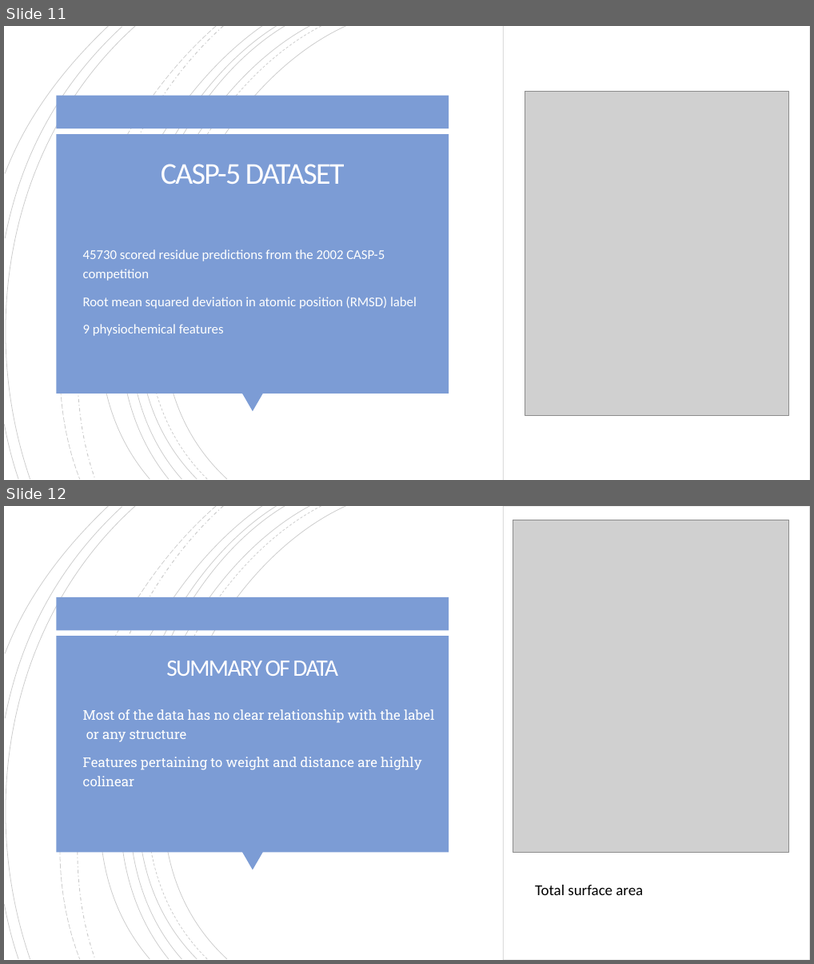
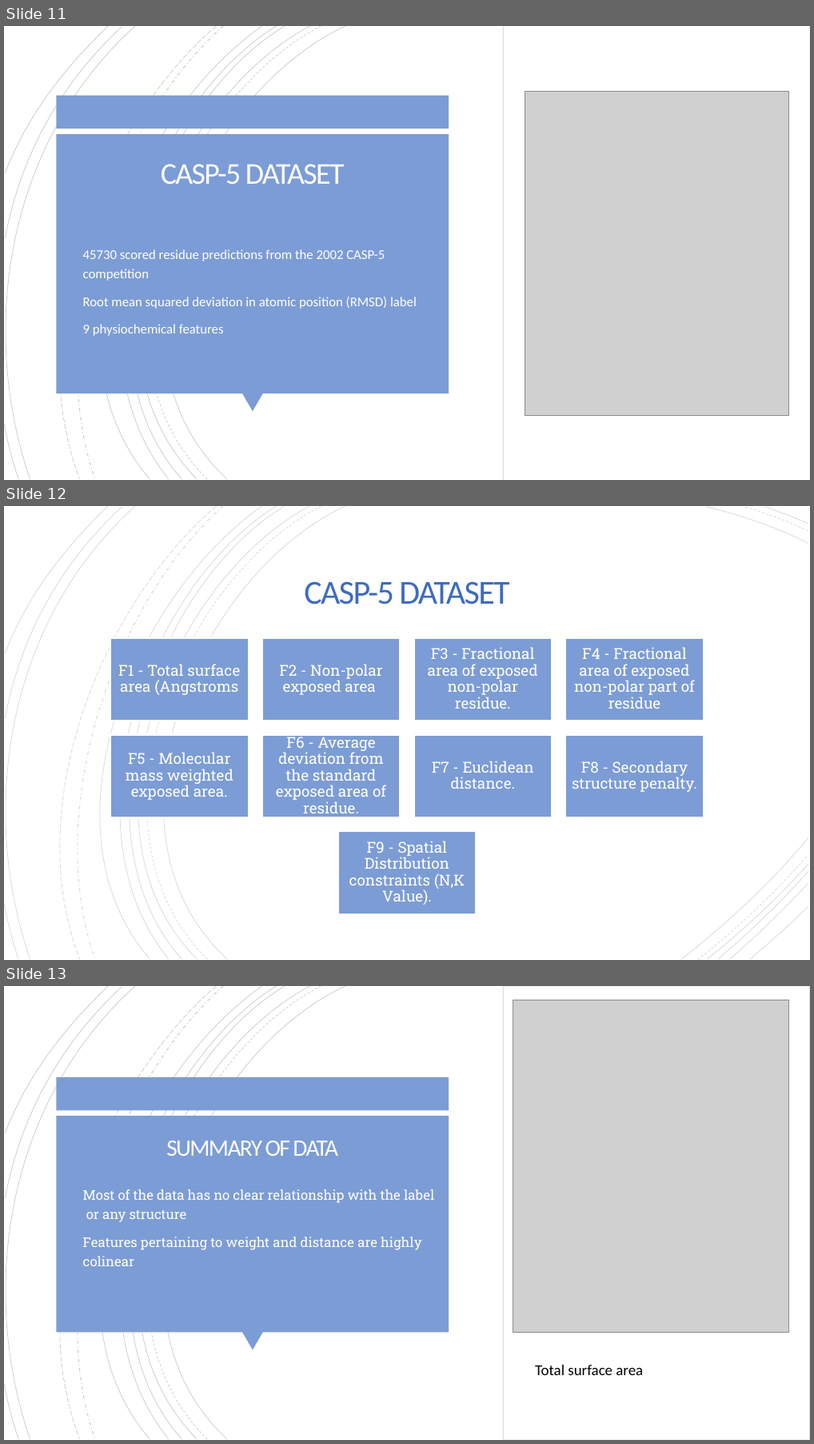
Before and after one commit to evandomingos/CASP-Protein-Prediction, a slide deck: Domingos Protein Prediction Presentation.pptx. Shown one above the other, each under a label of ours: slides 11 and 12 before the commit, slides 11, 12 and 13 after it. The pictures are 814x964 and 814x1444 pixels, drawn with LibreOffice and Linux fonts; fonts in the diff are those of the drawing; grey boxes stand for pictures. Boxes give left, top, right and bottom in pixels: in the first picture for what was removed or moved away, otherwise in the second. Text is boxed around its words. In the diff, an @@ line names an element or a change of style, - is before the commit and + after.

```diff
--- a/Domingos Protein Prediction Presentation.pptx
+++ b/Domingos Protein Prediction Presentation.pptx
@@ slide 12 added at box(4, 506, 810, 960), background #FFFFFF; not listed: 18 template elements that a slide beside it also shows @@
@@ rectangle added at box(4, 506, 810, 960), fill #FFFFFF @@
@@ group added at box(4, 506, 809, 960): 21 freeform shapes @@
@@ title added at box(304, 581, 510, 604), 40 pt, text #3D6CBF @@
+CASP-5 DATASET
@@ group added at box(110, 638, 704, 914): 9 rectangles, 9 texts @@
+F1 - Total surface area (Angstroms
+F2 - Non-polar exposed area
+F3 - Fractional area of exposed non-polar residue.
+F4 - Fractional area of exposed non-polar part of residue
+F5 - Molecular mass weighted exposed area.
+F6 - Average deviation from the standard exposed area of residue.
+F7 - Euclidean distance.
+F8 - Secondary structure penalty.
+F9 - Spatial Distribution constraints (N,K Value).
@@ what was slide 12 is now slide 13 @@
```
Also in this commit, not shown: 5 slides changed, 3 other slides added, 3 slides removed.
